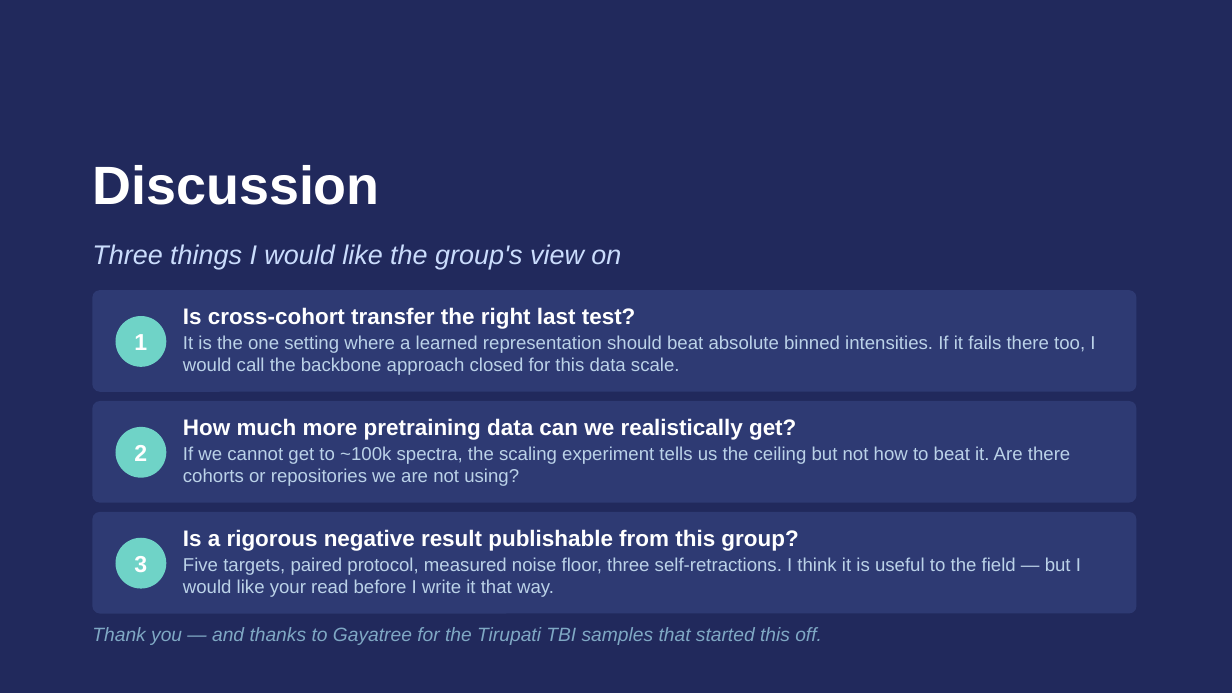
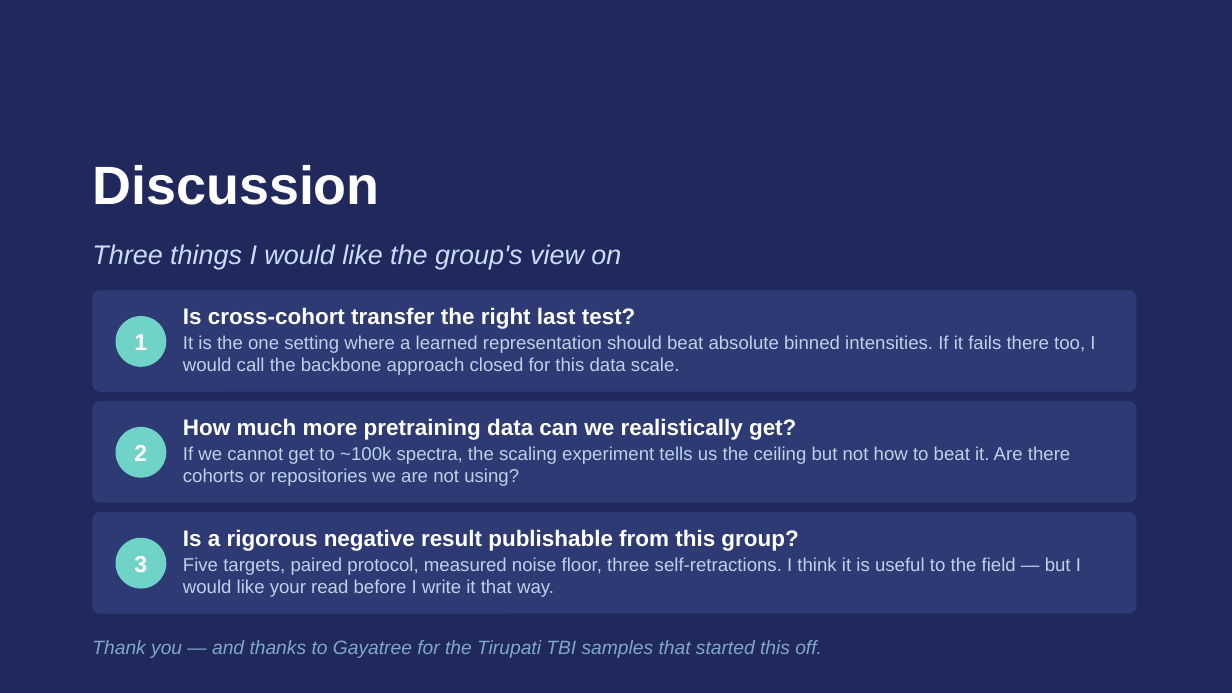
Before and after one commit to rama21094/NMR-Metabolomics-Foundational-Model, a slide deck: slide 29 of docs/Group_Meeting_2026-08-10.pptx. Drawn at 1232x693 pixels with LibreOffice and Linux fonts; fonts in the diff are those of the drawing. Boxes give left, top, right and bottom in pixels: in the first picture for what was removed or moved away, otherwise in the second. Text is boxed around its words. In the diff, an @@ line names an element or a change of style, - is before the commit and + after.

```diff
--- a/docs/Group_Meeting_2026-08-10.pptx
+++ b/docs/Group_Meeting_2026-08-10.pptx
@@ text "Thank you — and thanks ...": place and size @@
-text "Thank you — and thanks ..." at <box>92,627,822,645</box>
+text "Thank you — and thanks ..." at <box>92,640,822,658</box>
```
Also in this commit, not shown: 6 other slides changed, 5 other files.
